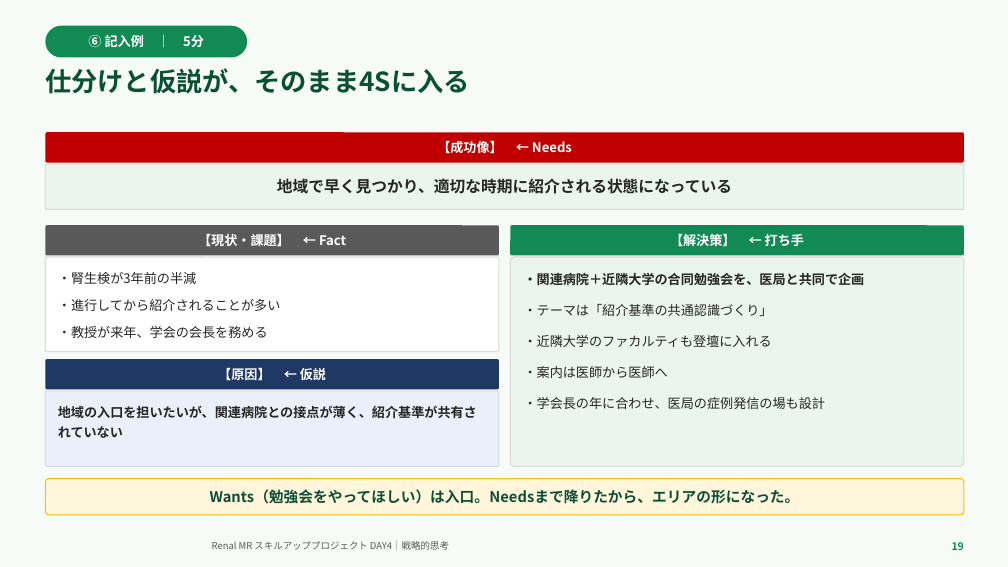
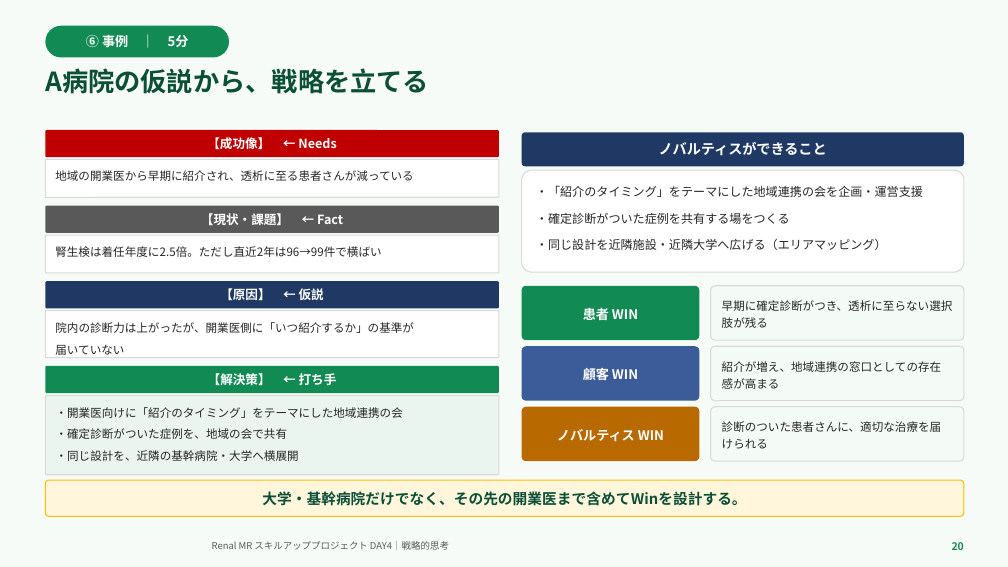
Before and after one commit to TAKUYA-1187/Claude, a slide deck: slide 20 of novartis_training/DAY4_ちょっと分かるだけで世界が変わる.pptx (slide 19 before the commit). Drawn at 1008x567 pixels with LibreOffice and Linux fonts; fonts in the diff are those of the drawing; background and template pictures are left out. Boxes give left, top, right and bottom in pixels: in the first picture for what was removed or moved away, otherwise in the second. Text is boxed around its words. In the diff, an @@ line names an element or a change of style, - is before the commit and + after.

```diff
--- a/novartis_training/DAY4_ちょっと分かるだけで世界が変わる.pptx
+++ b/novartis_training/DAY4_ちょっと分かるだけで世界が変わる.pptx
@@ rounded rectangle "⑥ 事例 ｜ 5分": place and size @@
-rounded rectangle "⑥ 事例 ｜ 5分" at (45, 26, 247, 57)
+rounded rectangle "⑥ 事例 ｜ 5分" at (45, 26, 229, 57)
@@ text in rounded rectangle at (86, 33, 189, 51): text changed @@
-⑥ 記入例 ｜ 5分
+⑥ 事例 ｜ 5分
@@ text at (45, 68, 429, 94): text changed @@
-仕分けと仮説が、そのまま4Sに入る
+A病院の仮説から、戦略を立てる
@@ rounded rectangle "【成功像】 ← Needs": place and size @@
-rounded rectangle "【成功像】 ← Needs" at (45, 132, 964, 163)
+rounded rectangle "【成功像】 ← Needs" at (45, 130, 499, 157)
@@ rounded rectangle added at (522, 132, 964, 166), fill #1F3864, 13.5 pt, text #FFFFFF, bold @@
+ノバルティスができること
@@ rounded rectangle "地域の開業医から早期に紹介され、透析に至る患者さんが減っている": place and size @@
-rounded rectangle "地域の開業医から早期に紹介され、透析に至る患者さんが減っている" at (45, 164, 964, 209)
+rounded rectangle "地域の開業医から早期に紹介され、透析に至る患者さんが減っている" at (45, 160, 499, 197)
@@ rounded rectangle "地域の開業医から早期に紹介され、透析に至る患者さんが減っている" at (45, 160, 499, 197): vertical alignment middle to top; fill #E9F5EE to #FFFFFF @@
@@ text in rounded rectangle at (55, 170, 413, 181): text changed; size 15 to 11 pt; bold off @@
-地域で早く見つかり、適切な時期に紹介される状態になっている
+地域の開業医から早期に紹介され、透析に至る患者さんが減っている
@@ rounded rectangle added at (522, 170, 964, 272), fill #FFFFFF, outline #D9D9D9 1 pt, 11.5 pt, text #262626 @@
+・「紹介のタイミング」をテーマにした地域連携の会を企画・運営支援
+・確定診断がついた症例を共有する場をつくる
+・同じ設計を近隣施設・近隣大学へ広げる（エリアマッピング）
@@ rounded rectangle "【現状・課題】 ← Fact": place and size @@
-rounded rectangle "【現状・課題】 ← Fact" at (45, 225, 499, 256)
+rounded rectangle "【現状・課題】 ← Fact" at (45, 206, 499, 233)
@@ rounded rectangle "腎生検は着任年度に2.5倍。ただし直近2年は96→99件で横ばい": place and size @@
-rounded rectangle "腎生検は着任年度に2.5倍。ただし直近2年は96→99件で横ばい" at (45, 257, 499, 352)
+rounded rectangle "腎生検は着任年度に2.5倍。ただし直近2年は96→99件で横ばい" at (45, 235, 499, 273)
@@ text in rounded rectangle at (55, 246, 381, 257): text changed; size 12.5 to 11 pt @@
-・腎生検が3年前の半減
-・進行してから紹介されることが多い
-・教授が来年、学会の会長を務める
+腎生検は着任年度に2.5倍。ただし直近2年は96→99件で横ばい
@@ rounded rectangle "【原因】 ← 仮説": place and size @@
-rounded rectangle "【原因】 ← 仮説" at (45, 359, 499, 389)
+rounded rectangle "【原因】 ← 仮説" at (45, 281, 499, 309)
@@ rounded rectangle added at (522, 286, 699, 340), fill #128A54, 12.5 pt, text #FFFFFF, bold @@
+患者 WIN
@@ rounded rectangle added at (711, 286, 964, 340), fill #F4FAF6, outline #D9D9D9 1 pt, 11 pt, text #262626 @@
+早期に確定診断がつき、透析に至らない選択肢が残る
@@ rounded rectangle "院内の診断力は上がったが、開業医側に「いつ紹介するか」の基準が": place and size @@
-rounded rectangle "院内の診断力は上がったが、開業医側に「いつ紹介するか」の基準が" at (45, 391, 499, 467)
+rounded rectangle "院内の診断力は上がったが、開業医側に「いつ紹介するか」の基準が" at (45, 311, 499, 358)
@@ rounded rectangle "院内の診断力は上がったが、開業医側に「いつ紹介するか」の基準が" at (45, 311, 499, 358): fill #EAF0F9 to #FFFFFF @@
@@ text in rounded rectangle at (55, 322, 414, 355): text changed; size 12.5 to 11 pt; bold off @@
-地域の入口を担いたいが、関連病院との接点が薄く、紹介基準が共有されていない
+院内の診断力は上がったが、開業医側に「いつ紹介するか」の基準が
+届いていない
@@ rounded rectangle added at (522, 346, 699, 401), fill #3B5C99, 12.5 pt, text #FFFFFF, bold @@
+顧客 WIN
@@ rounded rectangle added at (711, 346, 964, 401), fill #F4FAF6, outline #D9D9D9 1 pt, 11 pt, text #262626 @@
+紹介が増え、地域連携の窓口としての存在感が高まる
@@ size 12.5 to 12 pt in 4 elements at (45, 206, 499, 233), (45, 281, 499, 309), (45, 130, 499, 157), (45, 366, 499, 393) @@
@@ rounded rectangle "【解決策】 ← 打ち手": place and size @@
-rounded rectangle "【解決策】 ← 打ち手" at (510, 225, 964, 256)
+rounded rectangle "【解決策】 ← 打ち手" at (45, 366, 499, 393)
@@ rounded rectangle "・開業医向けに「紹介のタイミング」をテーマにした地域連携の会": place and size @@
-rounded rectangle "・開業医向けに「紹介のタイミング」をテーマにした地域連携の会" at (510, 257, 964, 467)
+rounded rectangle "・開業医向けに「紹介のタイミング」をテーマにした地域連携の会" at (45, 395, 499, 475)
@@ text in rounded rectangle at (56, 407, 403, 461): text changed; size 12.5 to 11 pt @@
-・関連病院＋近隣大学の合同勉強会を、医局と共同で企画
-・テーマは「紹介基準の共通認識づくり」
-・近隣大学のファカルティも登壇に入れる
-・案内は医師から医師へ
-・学会長の年に合わせ、医局の症例発信の場も設計
+・開業医向けに「紹介のタイミング」をテーマにした地域連携の会
+・確定診断がついた症例を、地域の会で共有
+・同じ設計を、近隣の基幹病院・大学へ横展開
@@ rounded rectangle added at (522, 407, 699, 461), fill #B86A00, 12.5 pt, text #FFFFFF, bold @@
+ノバルティス WIN
@@ rounded rectangle added at (711, 407, 964, 461), fill #F4FAF6, outline #D9D9D9 1 pt, 11 pt, text #262626 @@
+診断のついた患者さんに、適切な治療を届けられる
@@ text in rounded rectangle at (262, 491, 746, 506): text changed @@
-Wants（勉強会をやってほしい）は入口。Needsまで降りたから、エリアの形になった。
+大学・基幹病院だけでなく、その先の開業医まで含めてWinを設計する。
```
Also in this commit, not shown: 12 other slides changed, 1 slide added, 2 other files.
